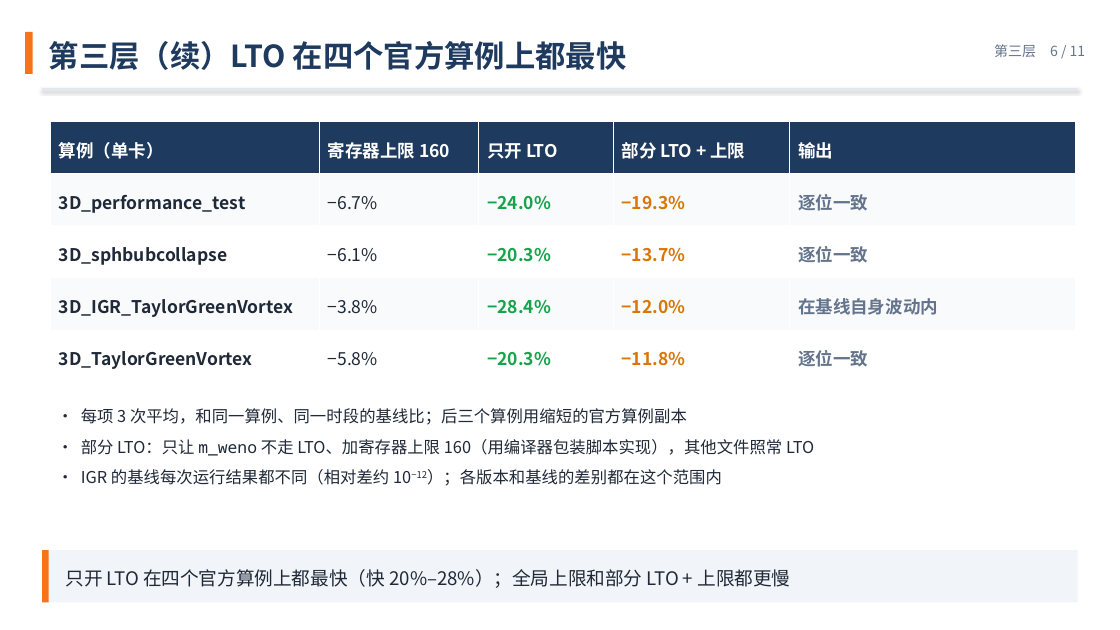
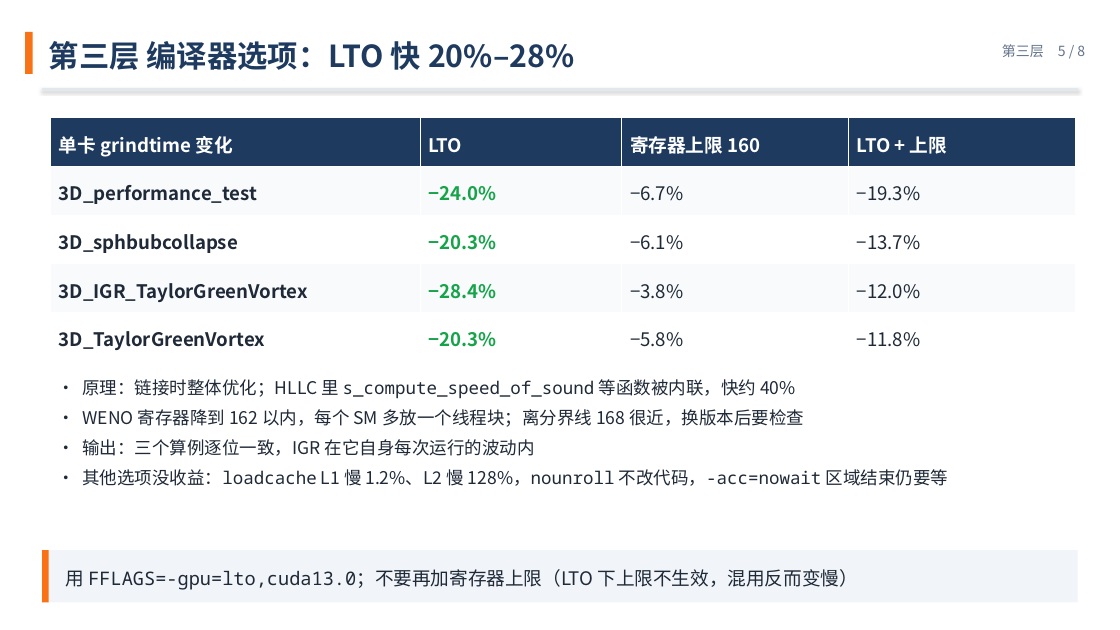
Before and after one commit to VictorTHU681/mfc-tuning-slides, a slide deck: slide 5 of tuning-six-layers-zh.pptx (slide 6 before the commit). Drawn at 1120x630 pixels with LibreOffice and Linux fonts; fonts in the diff are those of the drawing. Boxes give left, top, right and bottom in pixels: in the first picture for what was removed or moved away, otherwise in the second. Text is boxed around its words. In the diff, an @@ line names an element or a change of style, - is before the commit and + after.

```diff
--- a/tuning-six-layers-zh.pptx
+++ b/tuning-six-layers-zh.pptx
@@ text at (49,41,575,70): text changed @@
-第三层（续）LTO 在四个官方算例上都最快
+第三层 编译器选项：LTO 快 20%–28%
@@ text at (1002,44,1085,57): text changed @@
-第三层 6 / 11
+第三层 5 / 8
@@ table at (50,118,1075,361) @@
-column 1: 算例（单卡） | 3D_performance_test | 3D_sphbubcollapse | 3D_IGR_TaylorGreenVortex | 3D_TaylorGreenVortex
+column 1: 单卡 grindtime 变化 | 3D_performance_test | 3D_sphbubcollapse | 3D_IGR_TaylorGreenVortex | 3D_TaylorGreenVortex
+column 2: LTO | −24.0% | −20.3% | −28.4% | −20.3%
-column 3: 只开 LTO | −24.0% | −20.3% | −28.4% | −20.3%
-column 4: 部分 LTO + 上限 | −19.3% | −13.7% | −12.0% | −11.8%
-column 5: 输出 | 逐位一致 | 逐位一致 | 在基线自身波动内 | 逐位一致
+column 4: LTO + 上限 | −19.3% | −13.7% | −12.0% | −11.8%
@@ table: place and size @@
-table at (50,122,1075,382)
+table at (50,118,1075,361)
@@ text at (82,379,948,486): text changed; size 14 to 15 pt @@
-• 每项 3 次平均，和同一算例、同一时段的基线比；后三个算例用缩短的官方算例副本
-• 部分 LTO：只让 m_weno 不走 LTO、加寄存器上限 160（用编译器包装脚本实现），其他文件照常 LTO
-• IGR 的基线每次运行结果都不同（相对差约 10−12）；各版本和基线的差别都在这个范围内
+• 原理：链接时整体优化；HLLC 里 s_compute_speed_of_sound 等函数被内联，快约 40%
+• WENO 寄存器降到 162 以内，每个 SM 多放一个线程块；离分界线 168 很近，换版本后要检查
+• 输出：三个算例逐位一致，IGR 在它自身每次运行的波动内
+• 其他选项没收益：loadcache L1 慢 1.2%、L2 慢 128%，nounroll 不改代码，-acc=nowait 区域结束仍要等
@@ text at (66,569,858,590): text changed @@
-只开 LTO 在四个官方算例上都最快（快 20%–28%）；全局上限和部分 LTO + 上限都更慢
+用 FFLAGS=-gpu=lto,cuda13.0；不要再加寄存器上限（LTO 下上限不生效，混用反而变慢）
```
Also in this commit, not shown: 7 other slides changed, 3 slides removed.
